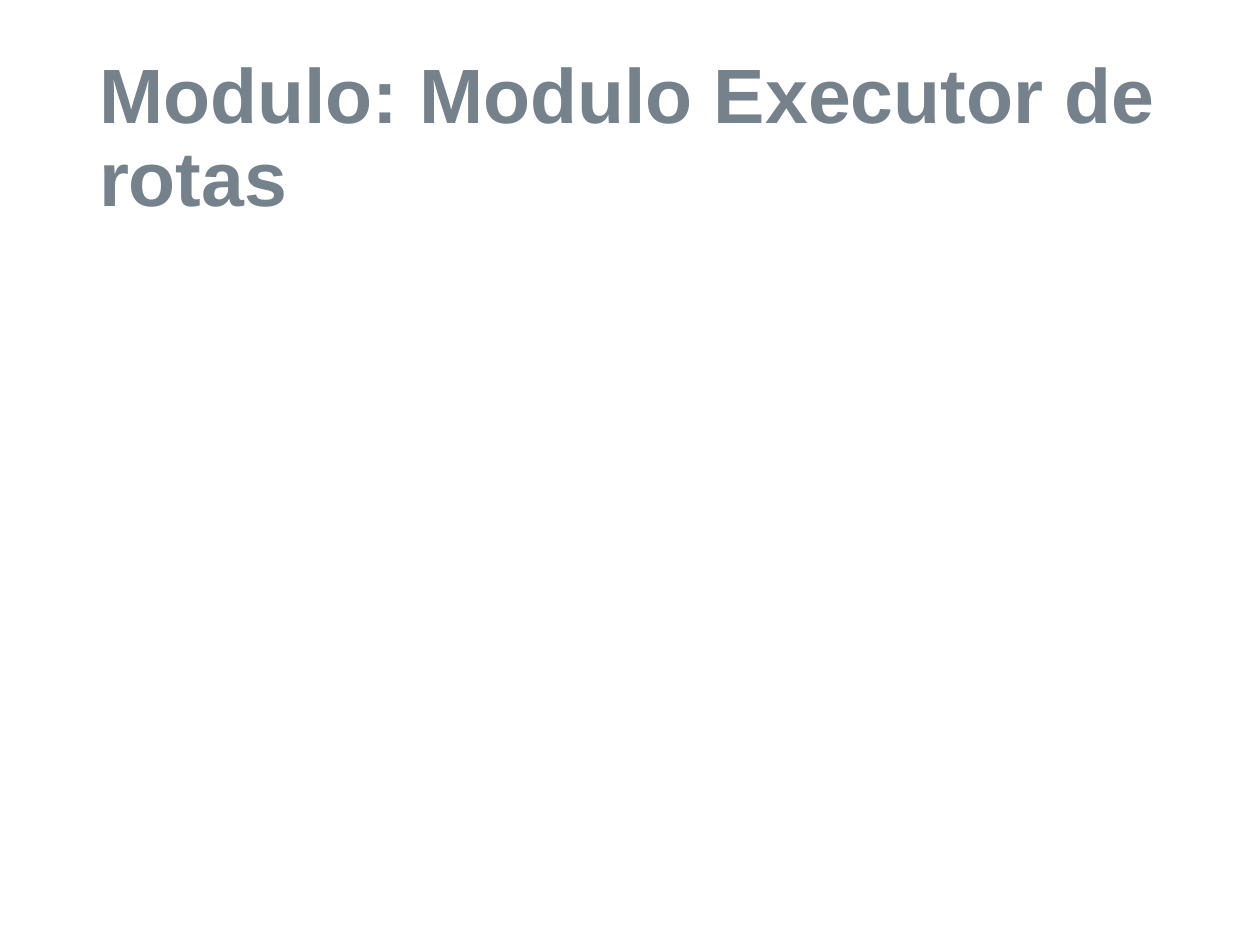
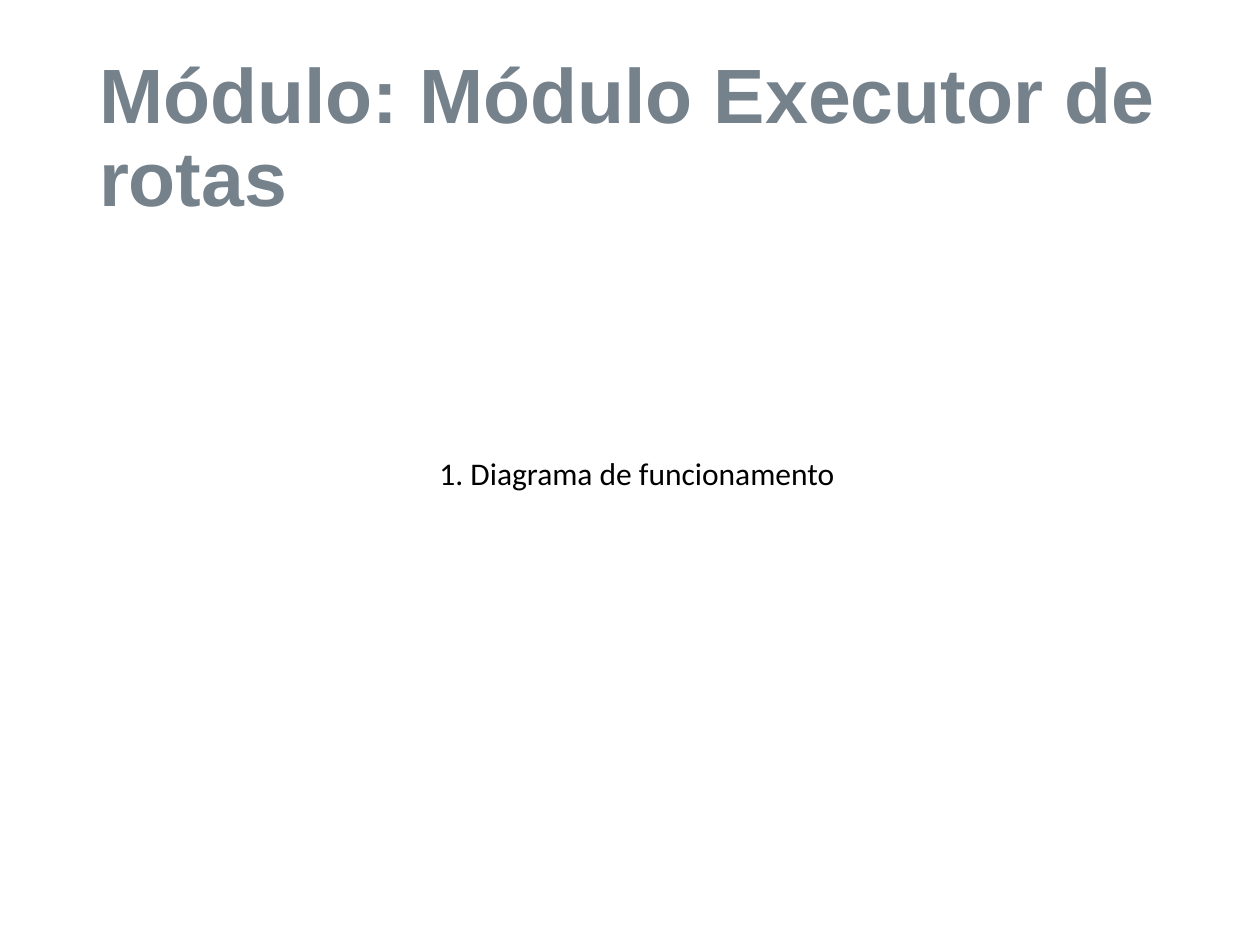
Before and after one commit to matheuskraemer/pfc, a slide deck: slide 16 of doc/apresentacao/Tema-Apresentação-Exemplo.ppt (slide 12 before the commit). Drawn at 1260x945 pixels with LibreOffice and Linux fonts; fonts in the diff are those of the drawing; background and template pictures are left out. Boxes give left, top, right and bottom in pixels: in the first picture for what was removed or moved away, otherwise in the second. Text is boxed around its words. In the diff, an @@ line names an element or a change of style, - is before the commit and + after.

```diff
--- a/doc/apresentacao/Tema-Apresentação-Exemplo.ppt
+++ b/doc/apresentacao/Tema-Apresentação-Exemplo.ppt
@@ title at (99,66,1154,207): text changed @@
-Modulo: Modulo Executor de rotas
+Módulo: Módulo Executor de rotas
@@ text added at (439,463,834,491), 18 pt, text #000000 @@
+1. Diagrama de funcionamento
```
Also in this commit, not shown: 13 other slides changed, 25 slides added, 12 slides removed, 1 other file.
